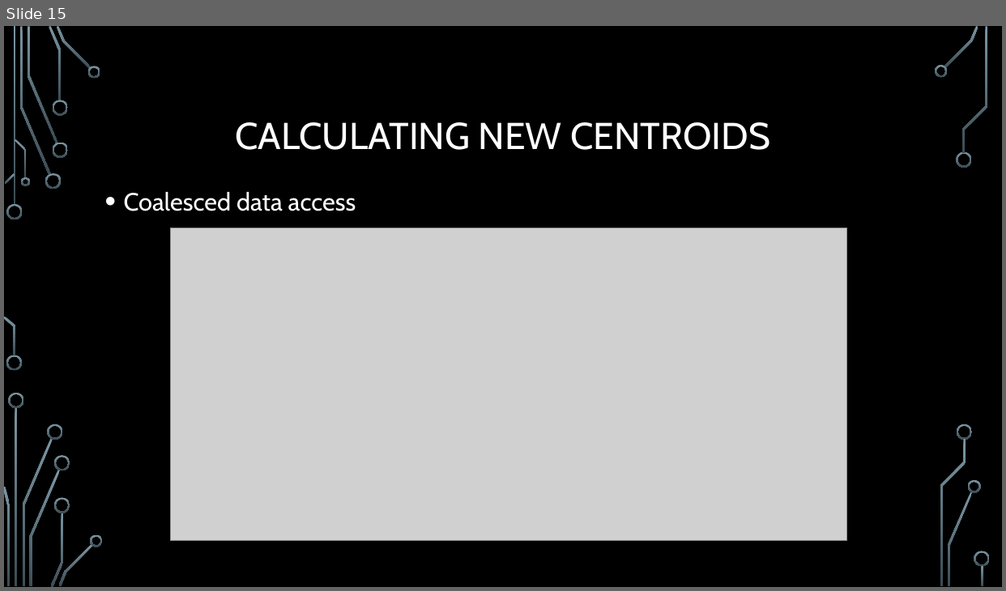
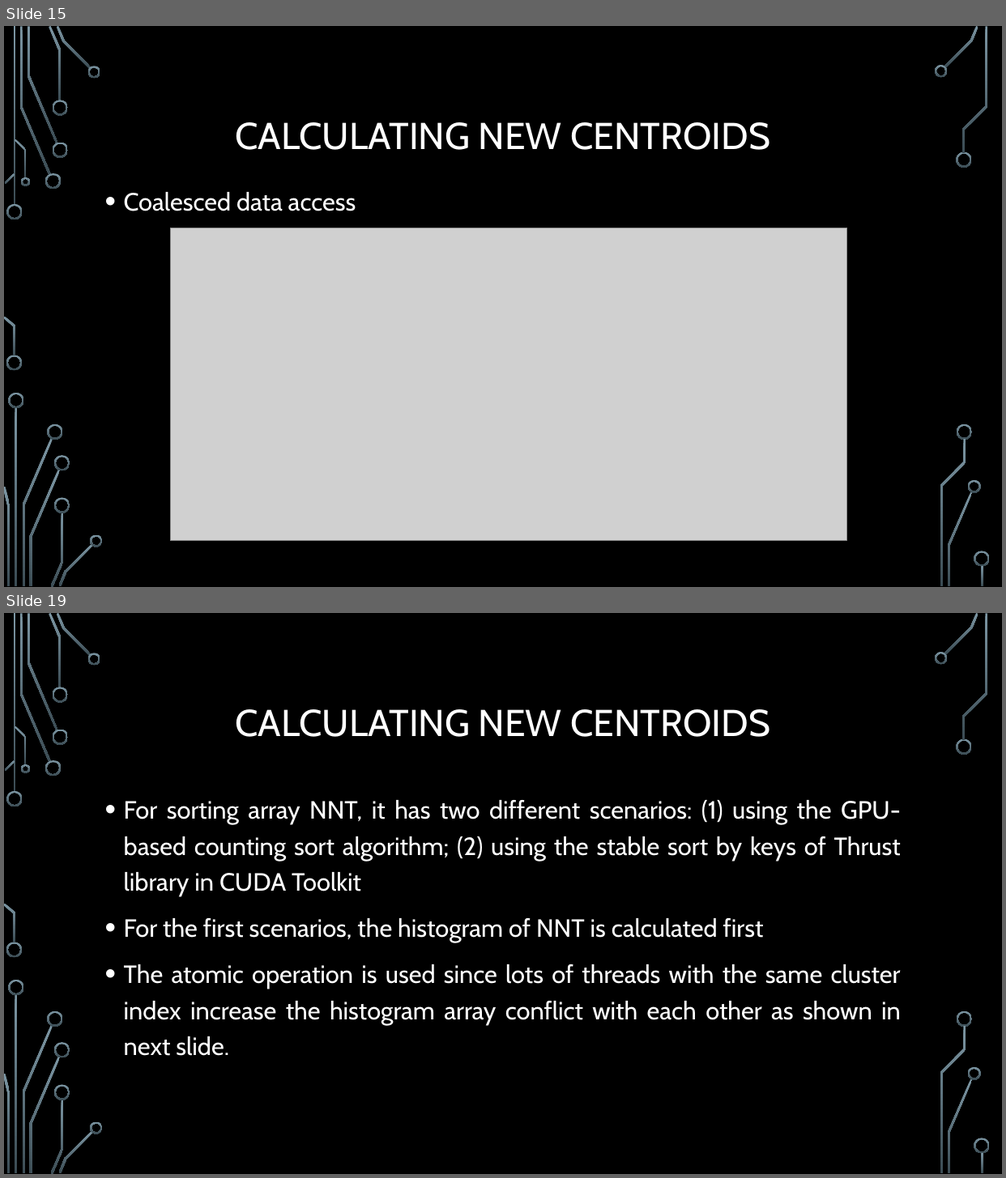
Before and after one commit to trungvdhp/master-ntou, a slide deck: ImageProcessing/Speeding up GFKM.pptx. Shown one above the other, each under a label of ours: slide 15 before the commit, slides 15 and 19 after it; the slides between them are not shown. The pictures are 1006x591 and 1006x1178 pixels, drawn with LibreOffice and Linux fonts; fonts in the diff are those of the drawing; grey boxes stand for pictures; background and template pictures are left out. Boxes give left, top, right and bottom in pixels: in the first picture for what was removed or moved away, otherwise in the second. Text is boxed around its words. In the diff, an @@ line names an element or a change of style, - is before the commit and + after.

```diff
--- a/ImageProcessing/Speeding up GFKM.pptx
+++ b/ImageProcessing/Speeding up GFKM.pptx
@@ slide 19 added at (4,613,1002,1174), background picture (left out); not listed: 36 template elements that a slide beside it also shows @@
@@ title added at (236,709,770,737), 36 pt, text #FFFFFF @@
+CALCULATING NEW CENTROIDS
@@ text added at (124,800,901,1056), 24 pt, text #FFFFFF @@
+• For sorting array NNT, it has two different scenarios: (1) using the GPU-based counting sort algorithm; (2) using the stable sort by keys of Thrust library in CUDA Toolkit
+• For the first scenarios, the histogram of NNT is calculated first
+• The atomic operation is used since lots of threads with the same cluster index increase the histogram array conflict with each other as shown in next slide.
```
Also in this commit, not shown: 4 other slides added, 1 other file.
